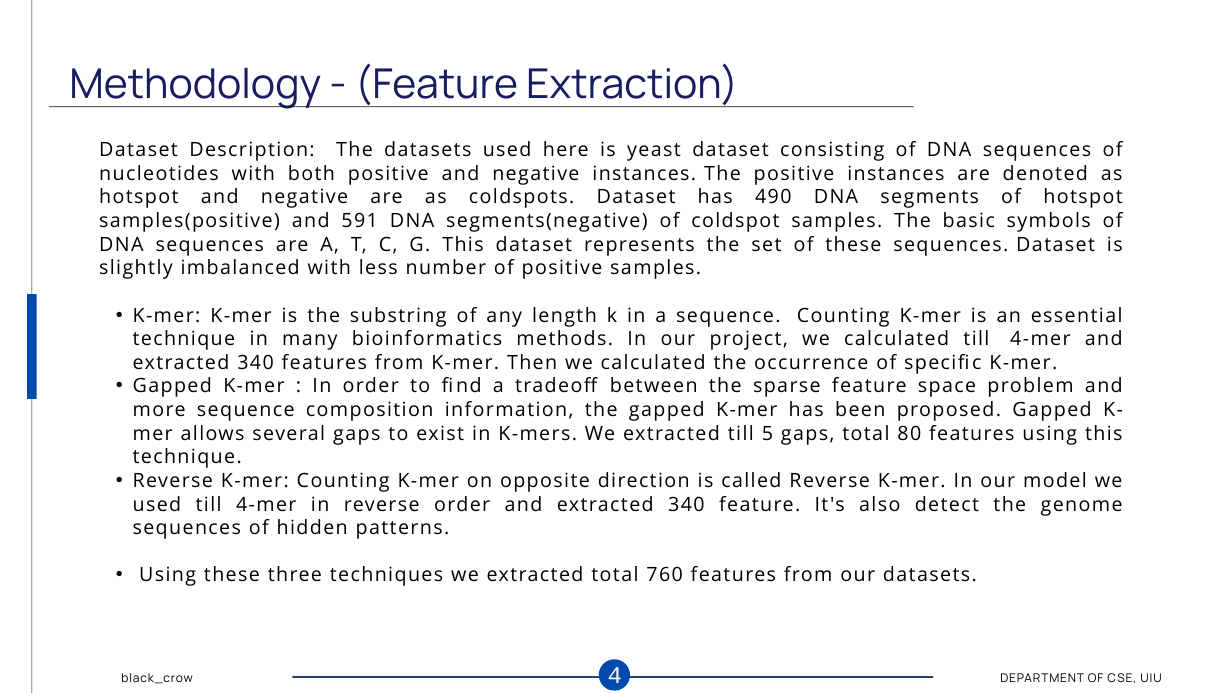
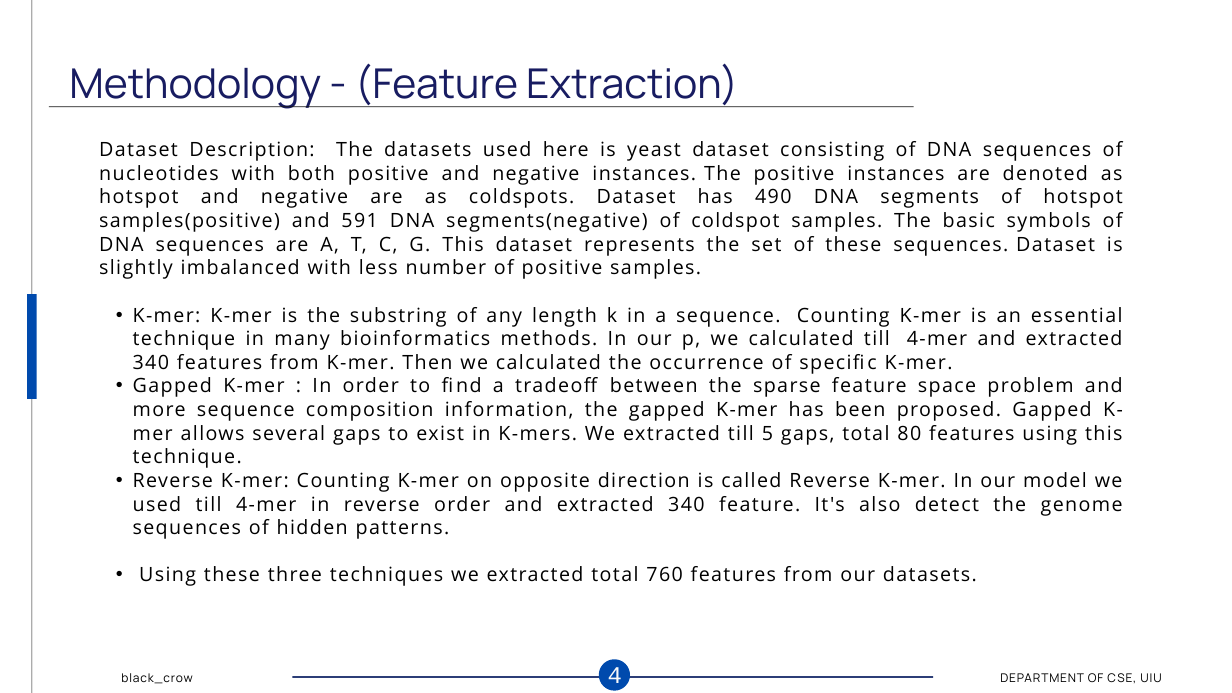
Before and after one commit to oii-nasif/Pattern-Recognition, a slide deck: slide 5 of hotspot/iRSpot-CNN-1D_final.pptx. Drawn at 1232x693 pixels with LibreOffice and Linux fonts; fonts in the diff are those of the drawing; background and template pictures are left out. Boxes give left, top, right and bottom in pixels: in the first picture for what was removed or moved away, otherwise in the second. Text is boxed around its words. In the diff, an @@ line names an element or a change of style, - is before the commit and + after.

```diff
--- a/hotspot/iRSpot-CNN-1D_final.pptx
+++ b/hotspot/iRSpot-CNN-1D_final.pptx
@@ text at box(133, 307, 1123, 370): text changed @@
-  • K-mer: K-mer is the substring of any length k in a sequence. Counting K-mer is an essential technique in many bioinformatics methods. In our project, we calculated till 4-mer and extracted 340 features from K-mer. Then we calculated the occurrence of specific K-mer.
+  • K-mer: K-mer is the substring of any length k in a sequence. Counting K-mer is an essential technique in many bioinformatics methods. In our p, we calculated till 4-mer and extracted 340 features from K-mer. Then we calculated the occurrence of specific K-mer.
```
Also in this commit, not shown: 4 other slides changed, 1 slide added, 1 other file.
